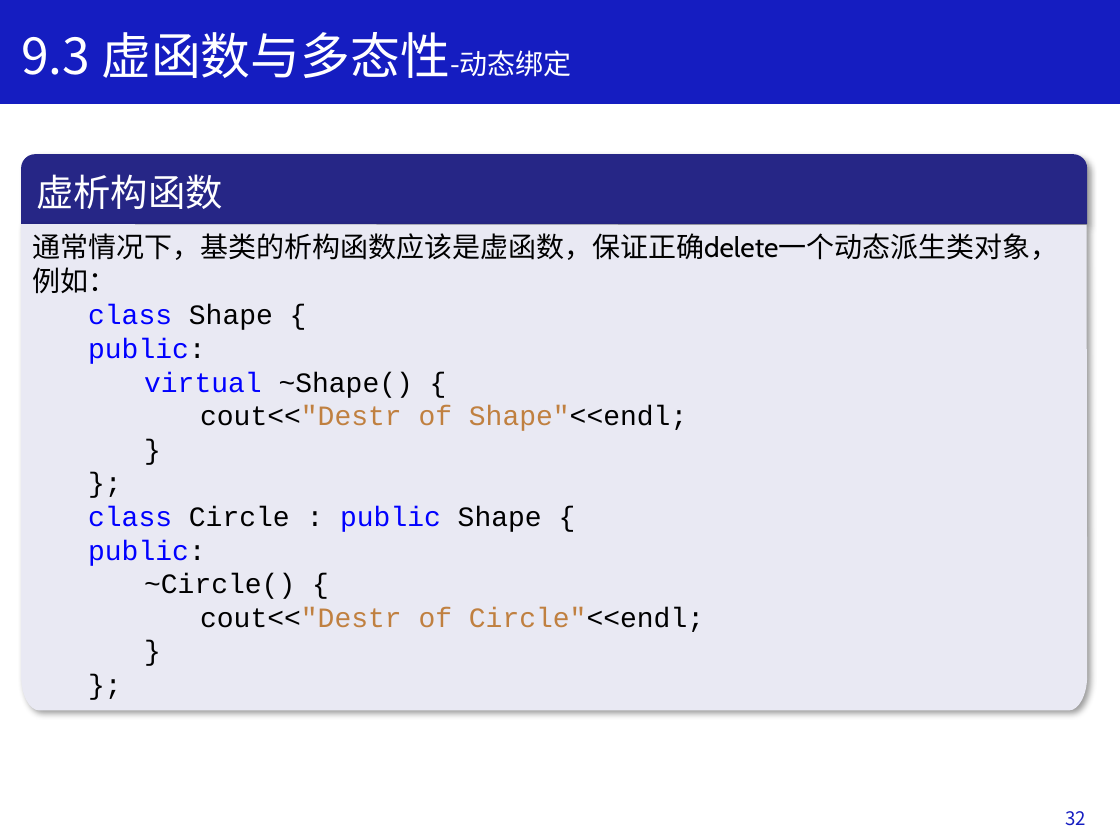
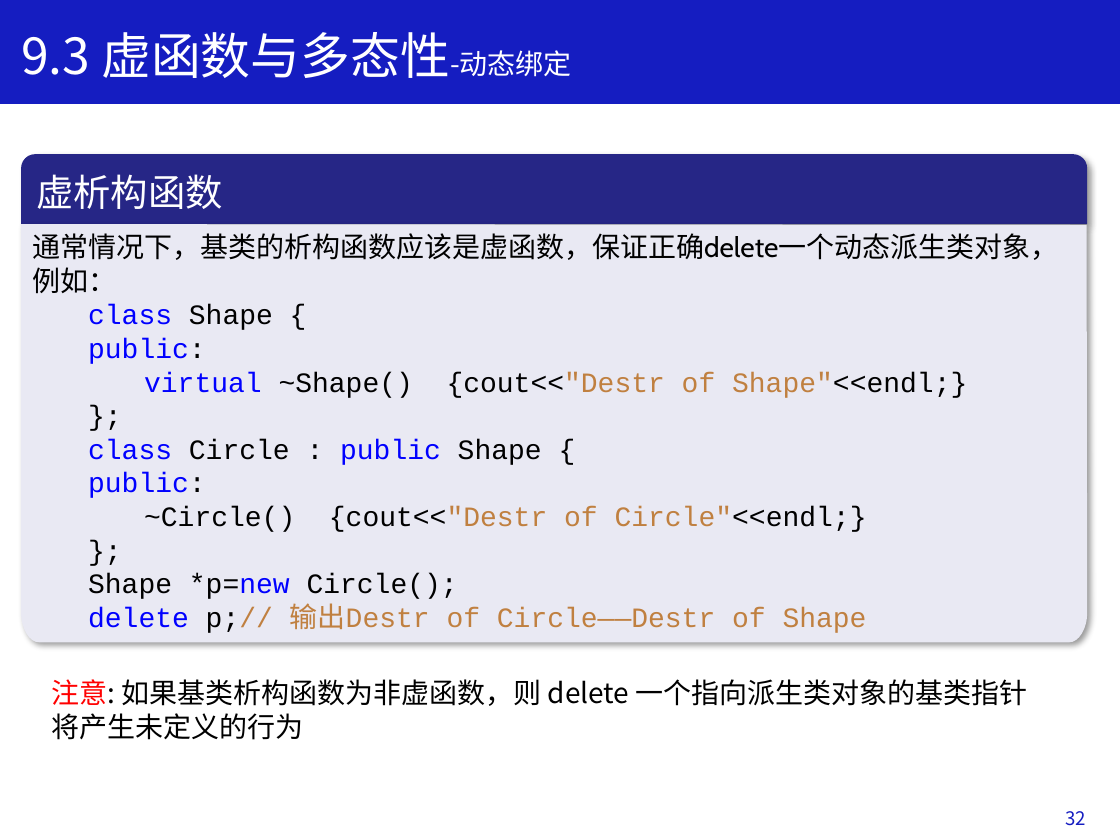
Before and after one commit to Changhe160/book-cplusplus, a slide deck: slide 31 of slides/ppt/Chapter9.pptx (slide 32 before the commit). Drawn at 1120x840 pixels with LibreOffice and Linux fonts; fonts in the diff are those of the drawing. Boxes give left, top, right and bottom in pixels: in the first picture for what was removed or moved away, otherwise in the second. Text is boxed around its words. In the diff, an @@ line names an element or a change of style, - is before the commit and + after.

```diff
--- a/slides/ppt/Chapter9.pptx
+++ b/slides/ppt/Chapter9.pptx
@@ freeform shape "通常情况下，基类的析构函数应该是虚函数，保证正确delete一个动态派生类对象，例如：": place and size @@
-freeform shape "通常情况下，基类的析构函数应该是虚函数，保证正确delete一个动态派生类对象，例如：" at [21,224,1088,710]
+freeform shape "通常情况下，基类的析构函数应该是虚函数，保证正确delete一个动态派生类对象，例如：" at [21,224,1088,642]
@@ text in freeform shape at [144,372,967,398]: text changed @@
-    virtual ~Shape() {
-    cout<<"Destr of Shape"<<endl;
-    }
+    virtual ~Shape() {cout<<"Destr of Shape"<<endl;}
@@ text in freeform shape at [144,506,867,532]: text changed @@
-    ~Circle() {
-    cout<<"Destr of Circle"<<endl;
-    }
+    ~Circle() {cout<<"Destr of Circle"<<endl;}
@@ text in freeform shape at [88,573,867,633]: paragraphs added @@
+  Shape *p=new Circle();
+  delete p;// 输出Destr of Circle——Destr of Shape
@@ text added at [51,679,1028,740], 18 pt, text #000000 @@
+注意: 如果基类析构函数为非虚函数，则 delete 一个指向派生类对象的基类指针
+将产生未定义的行为
```
Also in this commit, not shown: 23 other slides changed, 3 slides removed.
